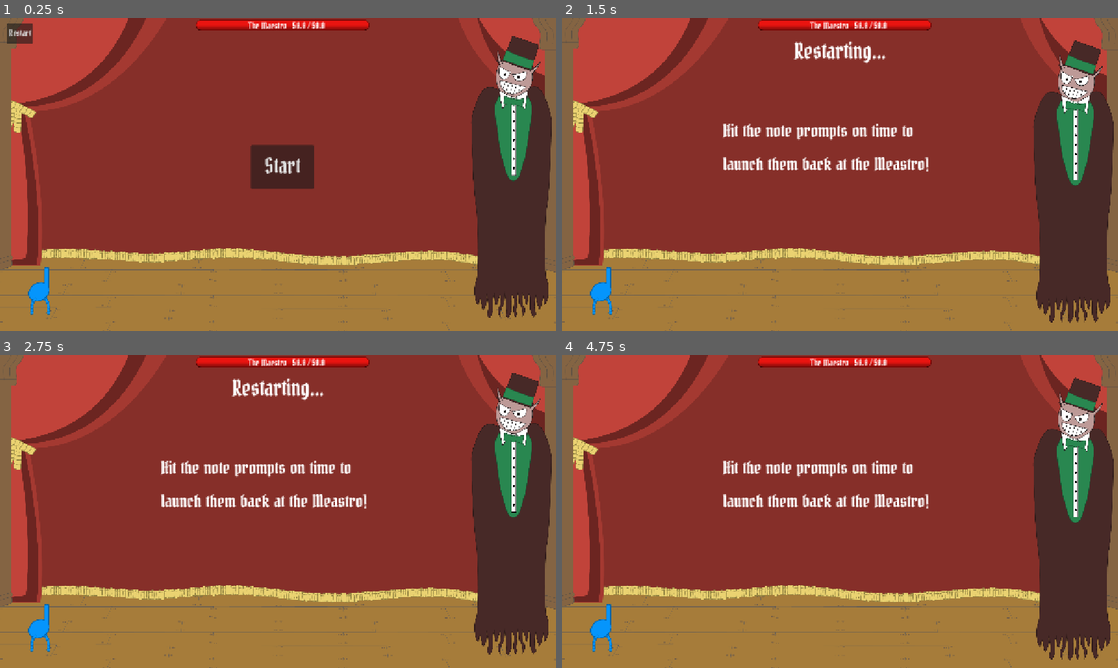
Above: before the commit, frames 1-4 (two rows, left to right).
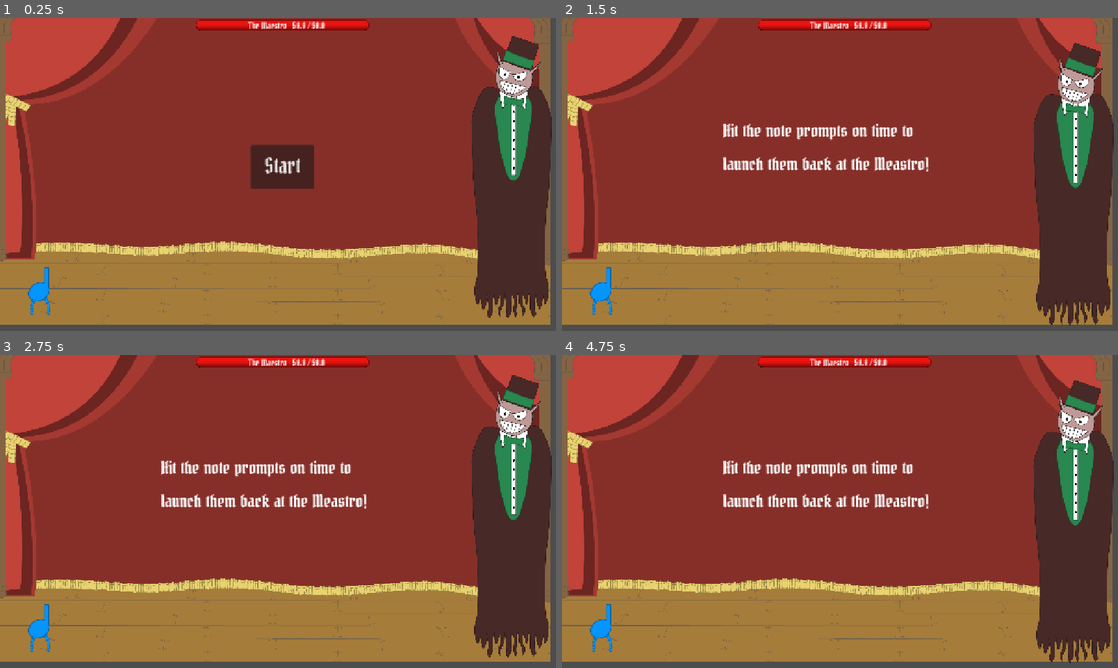
Above: after the commit, the same moments.

Repository: DevByColton/Maestro
Game: Godot game, scene res://main.tscn
Same seed, same stepped clock (60 frames per second), same inputs: the game is played once before the commit and once after it.
Inputs (mouse positions are in pixels of both pictures, inside the frame that each line leads up to):
- Up to frame 1 (0.25 s): no input
- Up to frame 2 (1.5 s): click (584, 33) at 0.5 s, where only the run before the commit has a clickable "Restart"; click "Start" at 1.25 s
- Up to frame 3 (2.75 s): tap E (e_hit_note) at 2.1 s
- Up to frame 4 (4.75 s): tap Q (q_hit_note) at 2.85 s; tap R (r_hit_note) at 3.6 s; tap T (t_hit_note) at 4.35 s

The runs differ from the first frame. In frame 1, 12% of the frame differs, in the area x 0-100%, y 0-100%; in frame 2, 14%; in frame 3, 14%; in frame 4, 13%.

Commit message:
Added stop button

Diff:
--- a/main.gd
+++ b/main.gd
@@ -248,6 +248,7 @@
 	$GameplaySong.play()
 	start_spawn_note_timers()
 	$RestartButton.show()
+	$StopButton.show()
 	$Boss.can_boss_move_horizontal = true
 	$Player.can_player_move = true
 
@@ -265,9 +266,17 @@
 
 func _on_restart_button_pressed() -> void:
 	$RestartButton.hide()
+	$StopButton.hide()
 	$RestartingLabel.show()
 	reset_scenes()
 	await get_tree().create_timer(3.0).timeout
 	$RestartingLabel.hide()
 	$GameplayLabel.show()
 	$HideGameplayMessageLabelTimer.start()
+
+
+func _on_stop_button_pressed() -> void:
+	$RestartButton.hide()
+	$StopButton.hide()
+	reset_scenes()
+	$StartButton.show()
--- a/main.tscn
+++ b/main.tscn
@@ -23,7 +23,7 @@
 whole_note_scene = ExtResource("7_xax3c")
 
 [node name="Background" type="Sprite2D" parent="."]
-position = Vector2(640, 360)
+position = Vector2(627, 345)
 scale = Vector2(0.5, 0.5)
 texture = ExtResource("2_ow8op")
 
@@ -42,13 +42,24 @@
 [node name="UI" parent="." instance=ExtResource("12_cvdgj")]
 
 [node name="RestartButton" type="Button" parent="."]
-offset_left = 15.0
-offset_top = 12.0
-offset_right = 75.0
-offset_bottom = 57.0
+visible = false
+offset_left = 61.0
+offset_top = 7.0
+offset_right = 121.0
+offset_bottom = 52.0
 theme_override_fonts/font = ExtResource("13_t0f8w")
 theme_override_font_sizes/font_size = 20
 text = "Restart"
+
+[node name="StopButton" type="Button" parent="."]
+visible = false
+offset_left = 11.0
+offset_top = 7.0
+offset_right = 50.0
+offset_bottom = 52.0
+theme_override_fonts/font = ExtResource("13_t0f8w")
+theme_override_font_sizes/font_size = 20
+text = "Stop"
 
 [node name="StartButton" type="Button" parent="."]
 offset_left = 577.0
@@ -126,6 +137,7 @@
 [connection signal="on_boss_hit" from="Boss" to="." method="_on_boss_on_boss_hit"]
 [connection signal="on_boss_hit_player" from="Boss" to="." method="_on_boss_on_boss_hit_player"]
 [connection signal="pressed" from="RestartButton" to="." method="_on_restart_button_pressed"]
+[connection signal="pressed" from="StopButton" to="." method="_on_stop_button_pressed"]
 [connection signal="pressed" from="StartButton" to="." method="_on_start_button_pressed"]
 [connection signal="timeout" from="HideControlsLabelTimer" to="." method="_on_hide_controls_label_timeout"]
 [connection signal="timeout" from="HideGameplayMessageLabelTimer" to="." method="_on_hide_gameplay_message_label_timeout"]
Not shown, changed: export_presets.cfg
